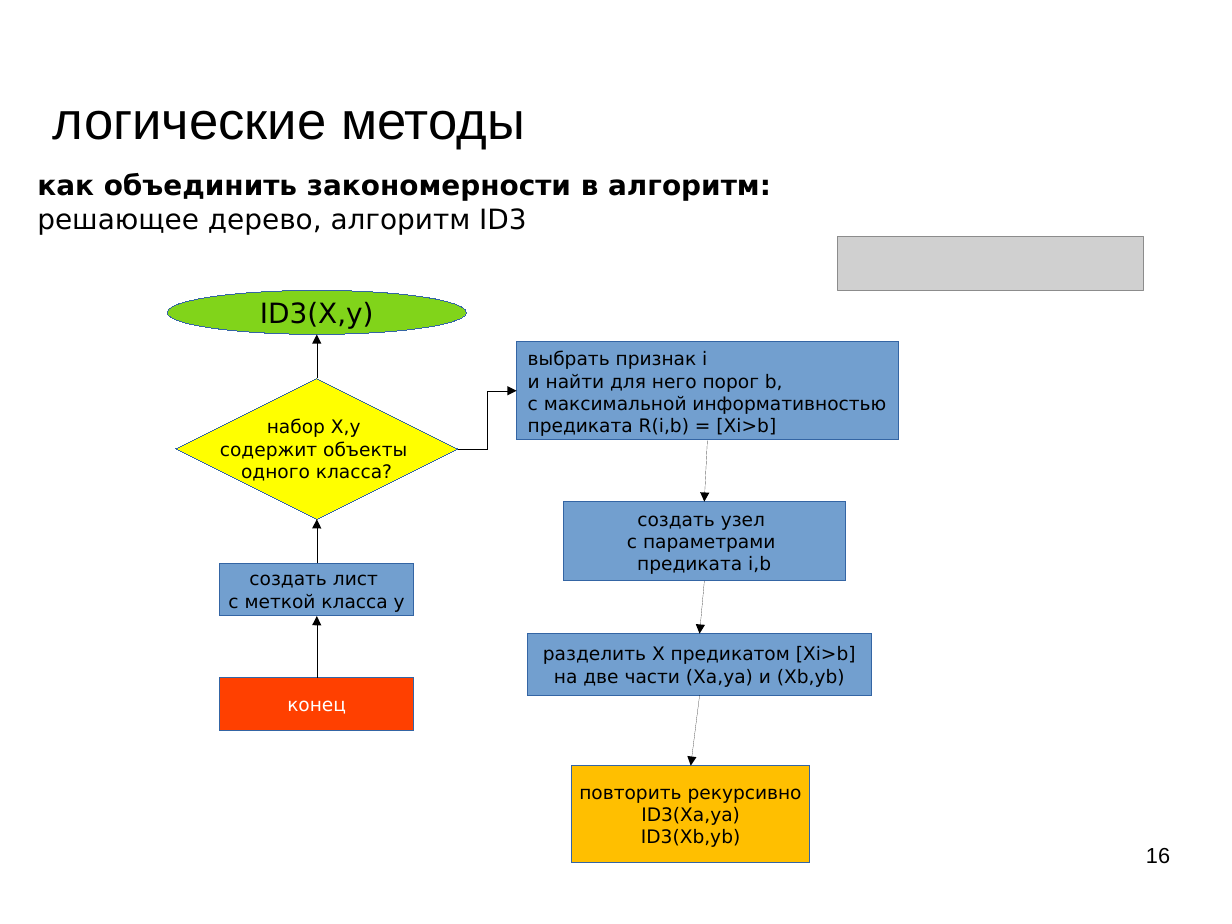
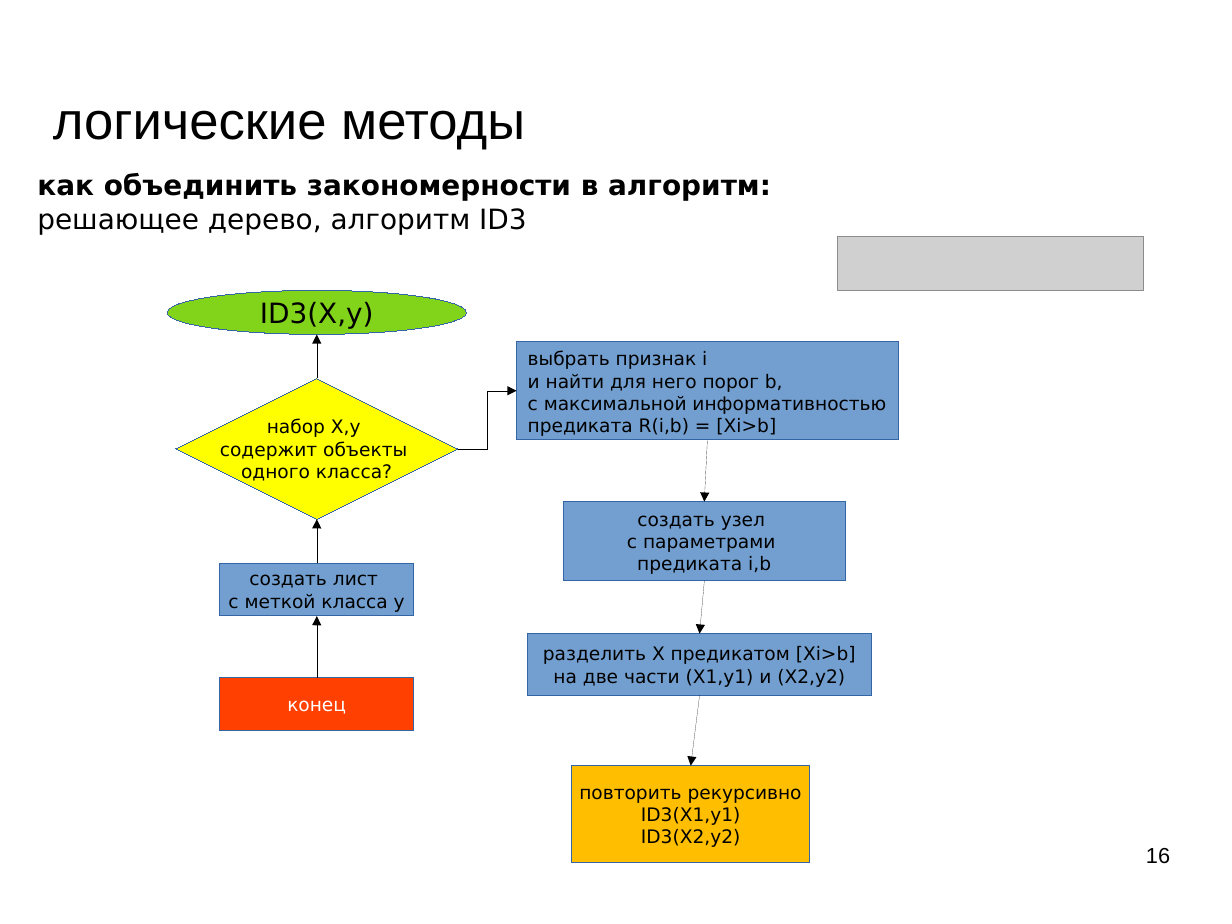
Before and after one commit to mechanoid5/ml_lectorium_2024_I, a slide deck: slide 16 of 11-logical.odp. Drawn at 1232x924 pixels with LibreOffice and Linux fonts; fonts in the diff are those of the drawing; grey boxes stand for pictures; background and template pictures are left out. Boxes give left, top, right and bottom in pixels: in the first picture for what was removed or moved away, otherwise in the second. Text is boxed around its words. In the diff, an @@ line names an element or a change of style, - is before the commit and + after.

```diff
--- a/11-logical.odp
+++ b/11-logical.odp
@@ text in rectangle at [553,669,845,687]: text changed @@
-на две части (Xa,ya) и (Xb,yb)
+на две части (X1,y1) и (X2,y2)
@@ text in rectangle at [641,807,740,847]: text changed @@
-ID3(Xa,ya)
-ID3(Xb,yb)
+ID3(X1,y1)
+ID3(X2,y2)
```
Also in this commit, not shown: 3 slides added, 5 other files.
